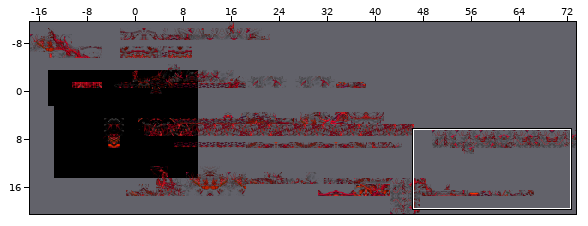
Tiled map -- assets/images/bg/Viscera_Map.tmx. Above, an overview of the earlier version with the close-up marked.
Close-up. Old version:
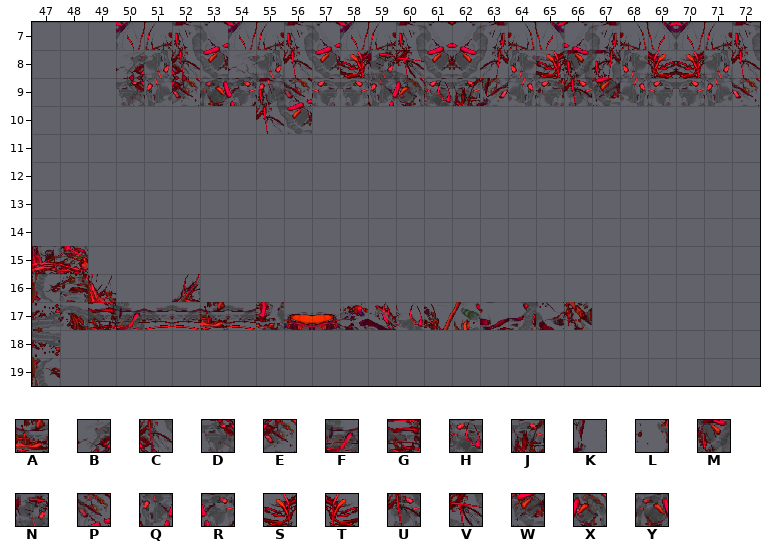
Cells are 32x32 px. Shown: x 47..72, y 7..19. The commit also changed other parts of the map, which this record leaves out.
Key: from "Viscera_Red_tileset": A 113, B 304, C 304 flipped left-right, D 304 flipped up-down, E 304 turned 180, F 401 turned 270, G 453 turned 90, H 705, J 706, K 707, L 708, M 803, N 803 flipped on the diagonal, P 804, Q 804 flipped on the diagonal, R 804 turned 90, S 852, T 852 flipped left-right, U 853, V 853 flipped on the diagonal, W 854, X 854 flipped on the diagonal, Y 854 turned 90.
_ is an empty cell.
Layers that did not change in this view are not listed.
Layer "Tile Layer 3" before, first column x 47:
 7 __________________________
 8 ___B_C_____SNV____SMM_TS__
 9 ___D_EYRMP__QXHJK_LUW_____
10 ________UW________________
11 __________________________
12 __________________________
13 __________________________
14 __________________________
15 __________________________
16 _L________________________
17 __GF__A___________________
18 __________________________
19 __________________________
Once edited:
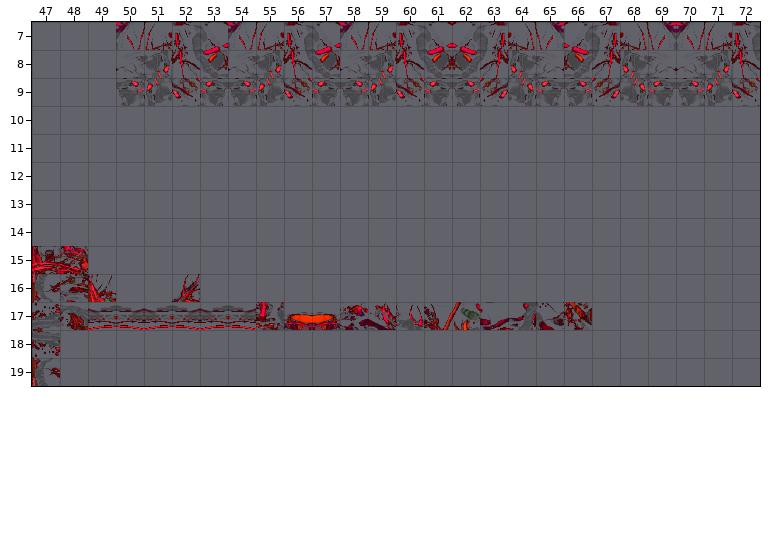
See-through tiles are keyed as they look on the map.
Change:
Layer "Tile Layer 3" (now hidden):
Tile A is removed in row 17 at x 53.
Tile B is removed in row 8 at x 50.
Tile C is removed in row 8 at x 52.
Tile D is removed in row 9 at x 50.
Tile E is removed in row 9 at x 52.
Tile F is removed in row 17 at x 50.
Tile G is removed in row 17 at x 49.
Tile H is removed in row 9 at x 61.
Tile J is removed in row 9 at x 62.
Tile K is removed in row 9 at x 63.
Tile L is removed in row 9 at x 65; in row 16 at x 48.
Tile M is removed in row 8 at x 66 to 67; in row 9 at x 55.
Tile N is removed in row 8 at x 59.
Tile P is removed in row 9 at x 56.
Tile Q is removed in row 9 at x 59.
Tile R is removed in row 9 at x 54.
Tile S is removed in row 8 at x 58, 65 and 70.
Tile T is removed in row 8 at x 69.
Tile U is removed in row 9 at x 66; in row 10 at x 55.
Tile V is removed in row 8 at x 60.
Tile W is removed in row 9 at x 67; in row 10 at x 56.
Tile X is removed in row 9 at x 60.
Tile Y is removed in row 9 at x 53.
Pixel boxes of the changes (left, top, right, bottom) in both close-ups:
removed: (126, 50, 144, 106)
removed: (172, 50, 312, 134)
removed: (340, 50, 508, 106)
removed: (536, 50, 620, 106)
removed: (648, 50, 704, 78)
removed: (60, 274, 144, 330)
removed: (200, 302, 228, 330)
